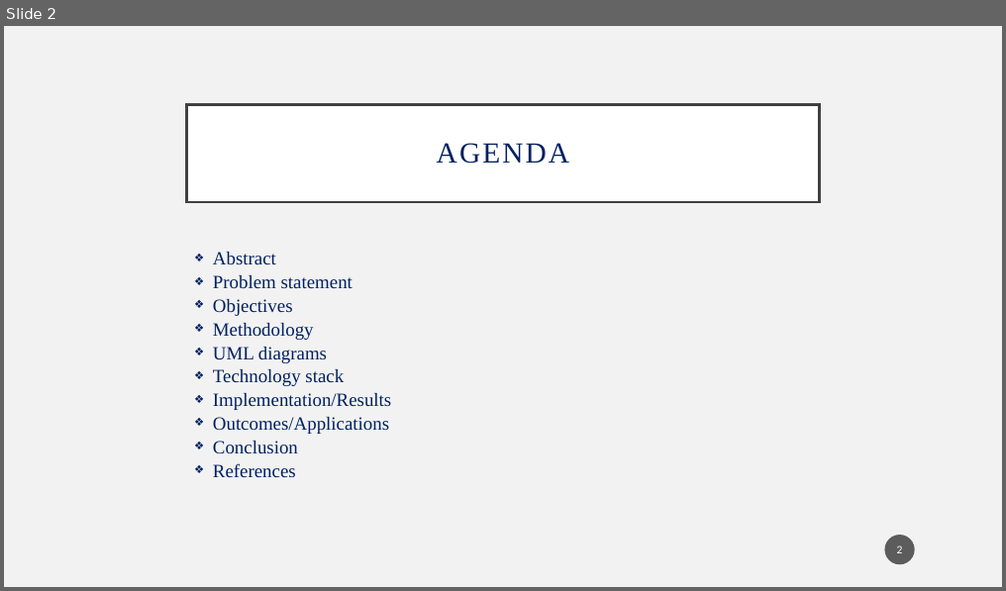
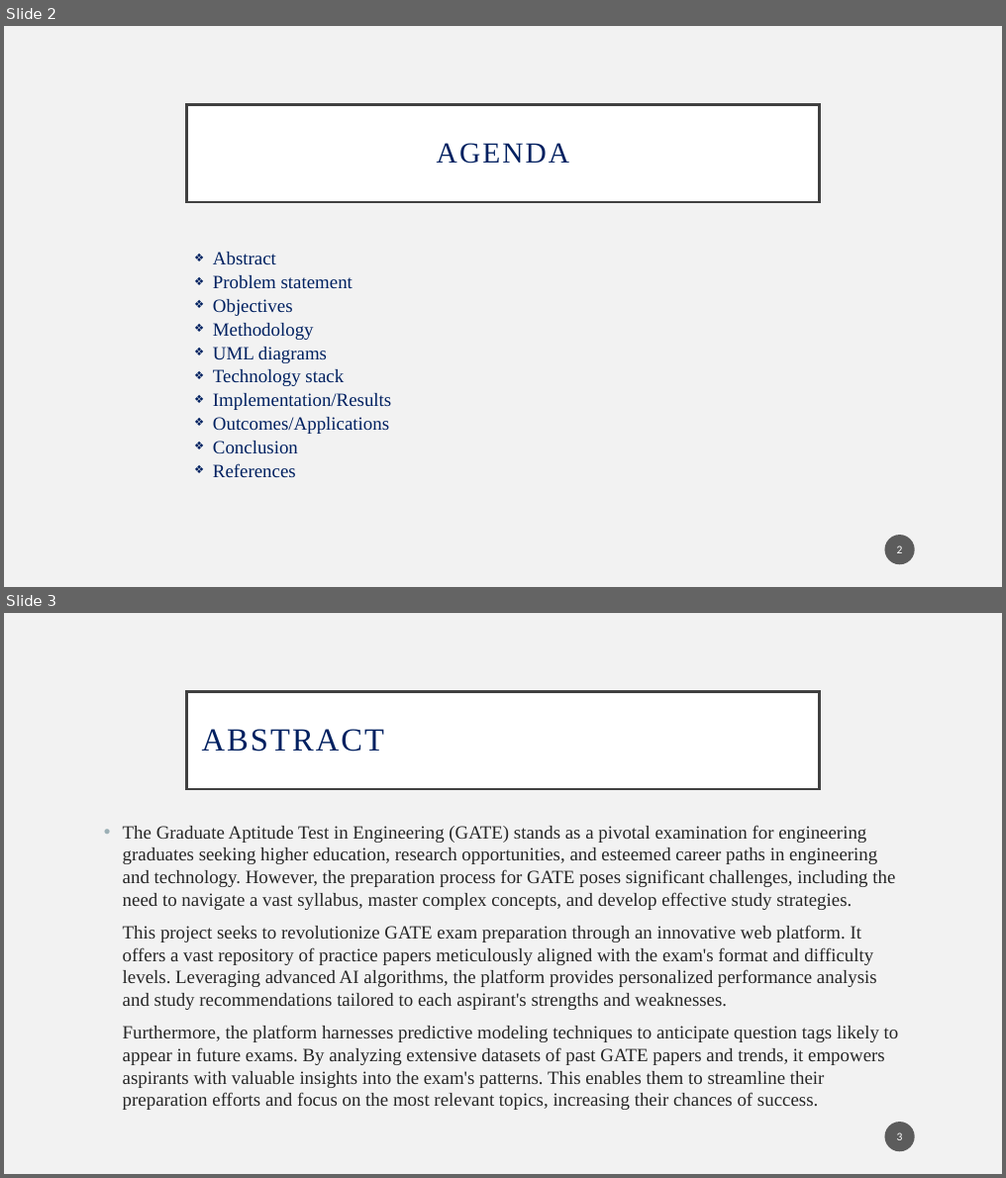
Before and after one commit to 3P-s/app.GATE, a slide deck: MP2_6CS342_AY23-24_ESE_presentation_format.pptx. Shown one above the other, each under a label of ours: slide 2 before the commit, slides 2 and 3 after it. The pictures are 1006x591 and 1006x1178 pixels, drawn with LibreOffice and Linux fonts; fonts in the diff are those of the drawing. Boxes give left, top, right and bottom in pixels: in the first picture for what was removed or moved away, otherwise in the second. Text is boxed around its words. In the diff, an @@ line names an element or a change of style, - is before the commit and + after.

```diff
--- a/MP2_6CS342_AY23-24_ESE_presentation_format.pptx
+++ b/MP2_6CS342_AY23-24_ESE_presentation_format.pptx
@@ slide 3 added at [4, 613, 1002, 1174], background #F2F2F2 @@
@@ title added at [187, 691, 819, 789], fill #FFFFFF, outline #404040 2.5 pt, 31 pt, text #002060 @@
+ABSTRACT
@@ text added at [123, 825, 899, 1110], 18 pt, text #262626 @@
+• The Graduate Aptitude Test in Engineering (GATE) stands as a pivotal examination for engineering graduates seeking higher education, research opportunities, and esteemed career paths in engineering and technology. However, the preparation process for GATE poses significant challenges, including the need to navigate a vast syllabus, master complex concepts, and develop effective study strategies.
+This project seeks to revolutionize GATE exam preparation through an innovative web platform. It offers a vast repository of practice papers meticulously aligned with the exam's format and difficulty levels. Leveraging advanced AI algorithms, the platform provides personalized performance analysis and study recommendations tailored to each aspirant's strengths and weaknesses.
+Furthermore, the platform harnesses predictive modeling techniques to anticipate question tags likely to appear in future exams. By analyzing extensive datasets of past GATE papers and trends, it empowers aspirants with valuable insights into the exam's patterns. This enables them to streamline their preparation efforts and focus on the most relevant topics, increasing their chances of success.
@@ page number added at [885, 1122, 915, 1152], fill #1D1D1D at 70% opacity, 11 pt, text #FFFFFF @@
+3
```
Also in this commit, not shown: 6 slides changed, 5 other slides added, 6 slides removed, 3 other files.
